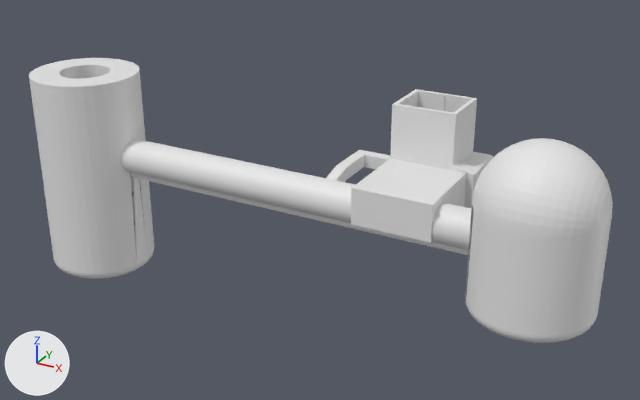
Before and after pictures for a commit that changed the Blender file missile_silo/Assets/Blender/BUNKER.blend.
Camera for both pictures: a 50 mm lens placed at (103.6, -114.6, 67.7), pointed at (46.9, -11.6, 16.2). The lights are fixed; the arrows at lower left show +X, +Y and +Z.

Names of what the first picture shows: 'INTRUDERMAP BELOW', 'Vents1'.
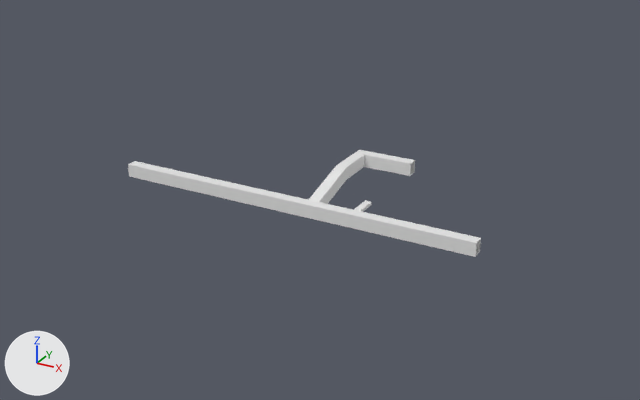
The change, as a diff of the scene's bpy script:
```diff
--- a/missile_silo/Assets/Blender/BUNKER.blend.py
+++ b/missile_silo/Assets/Blender/BUNKER.blend.py
@@ ob_intrudermap_below @@
 ob_intrudermap_below.rotation_euler = (1.571, 0.0, 0.0)  # degrees (90, 0, 0)
+ob_intrudermap_below.hide_set(True)
```

Location of each change, (x1, y1, x2, y2) in pixels of the pictures (640 x 400 px):
'INTRUDERMAP BELOW', hidden
    before: (29, 58, 613, 343)
'Vents1', unchanged, uncovered by the edit
    before: (130, 150, 471, 256)
    after: (128, 150, 481, 257)
